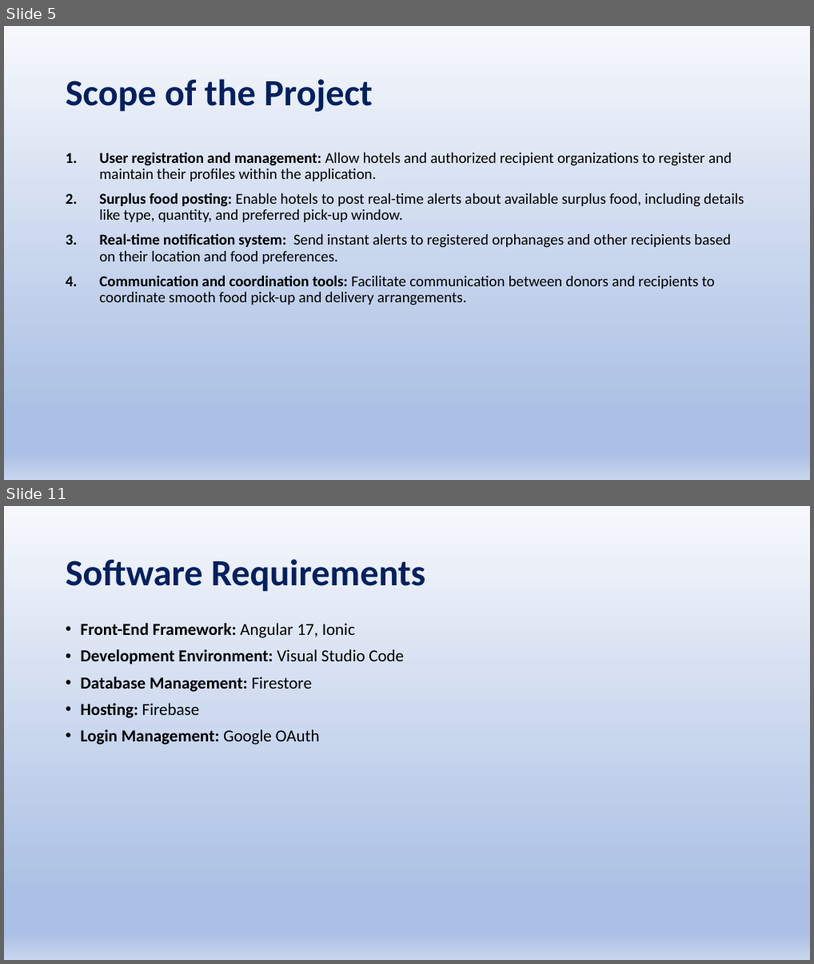
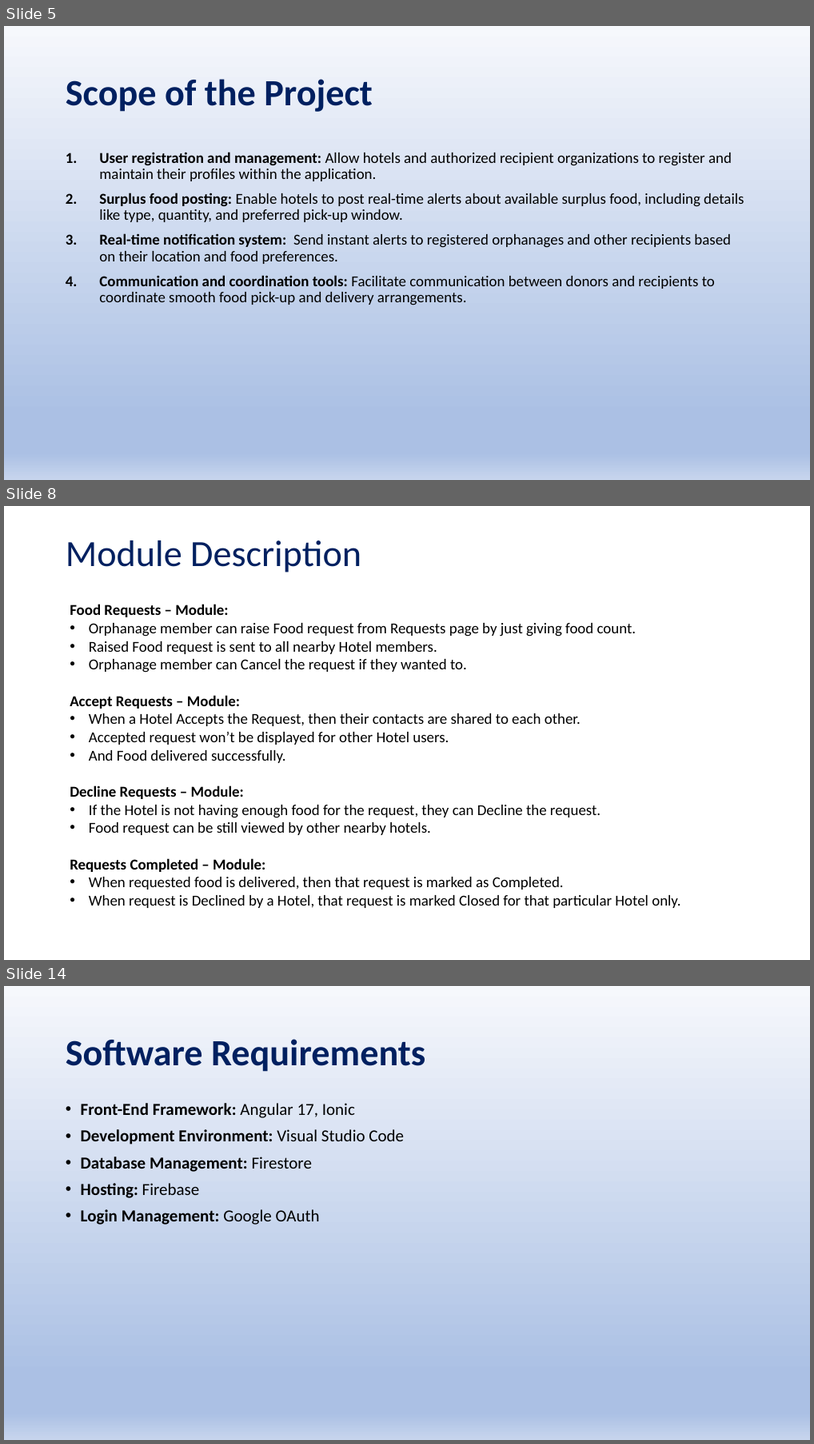
Before and after one commit to Sriram-V-99/MCA-Project-, a slide deck: FoodBridge_v02.pptx. Shown one above the other, each under a label of ours: slides 5 and 11 before the commit, slides 5, 8 and 14 after it; the slides between them are not shown. The pictures are 814x964 and 814x1444 pixels, drawn with LibreOffice and Linux fonts; fonts in the diff are those of the drawing. Boxes give left, top, right and bottom in pixels: in the first picture for what was removed or moved away, otherwise in the second. Text is boxed around its words. In the diff, an @@ line names an element or a change of style, - is before the commit and + after.

```diff
--- a/FoodBridge_v02.pptx
+++ b/FoodBridge_v02.pptx
@@ slide 8 added at box(4, 506, 810, 960), background #FFFFFF @@
@@ title added at box(66, 540, 362, 572), 44 pt, text #002060 @@
+Module Description
@@ text added at box(70, 604, 681, 908), 18 pt, text #000000 @@
+Food Requests – Module:
+• Orphanage member can raise Food request from Requests page by just giving food count.
+• Raised Food request is sent to all nearby Hotel members.
+• Orphanage member can Cancel the request if they wanted to.
+Accept Requests – Module:
+• When a Hotel Accepts the Request, then their contacts are shared to each other.
+• Accepted request won’t be displayed for other Hotel users.
+• And Food delivered successfully.
+Decline Requests – Module:
+• If the Hotel is not having enough food for the request, they can Decline the request.
+• Food request can be still viewed by other nearby hotels.
+Requests Completed – Module:
+• When requested food is delivered, then that request is marked as Completed.
+• When request is Declined by a Hotel, that request is marked Closed for that particular Hotel only.
@@ what was slide 11 is now slide 14 @@
```
Also in this commit, not shown: 10 slides changed, 2 other slides added.
